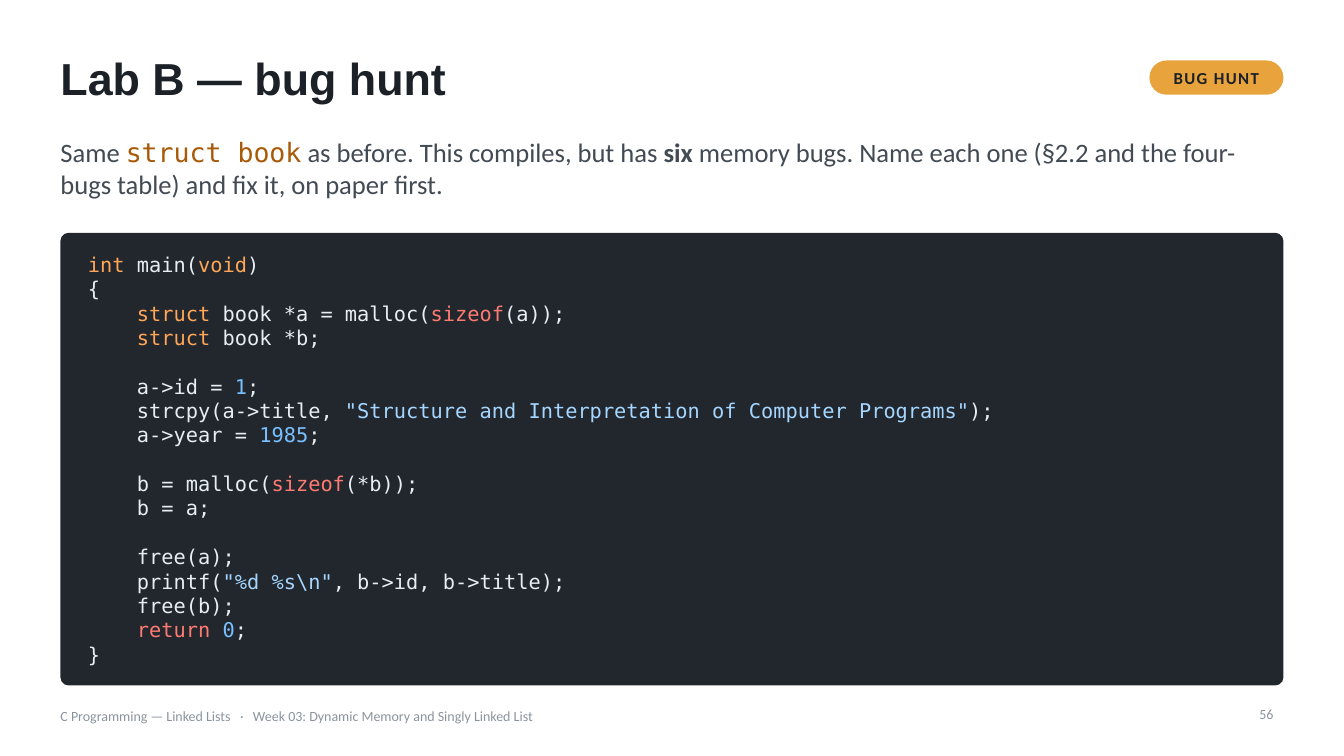
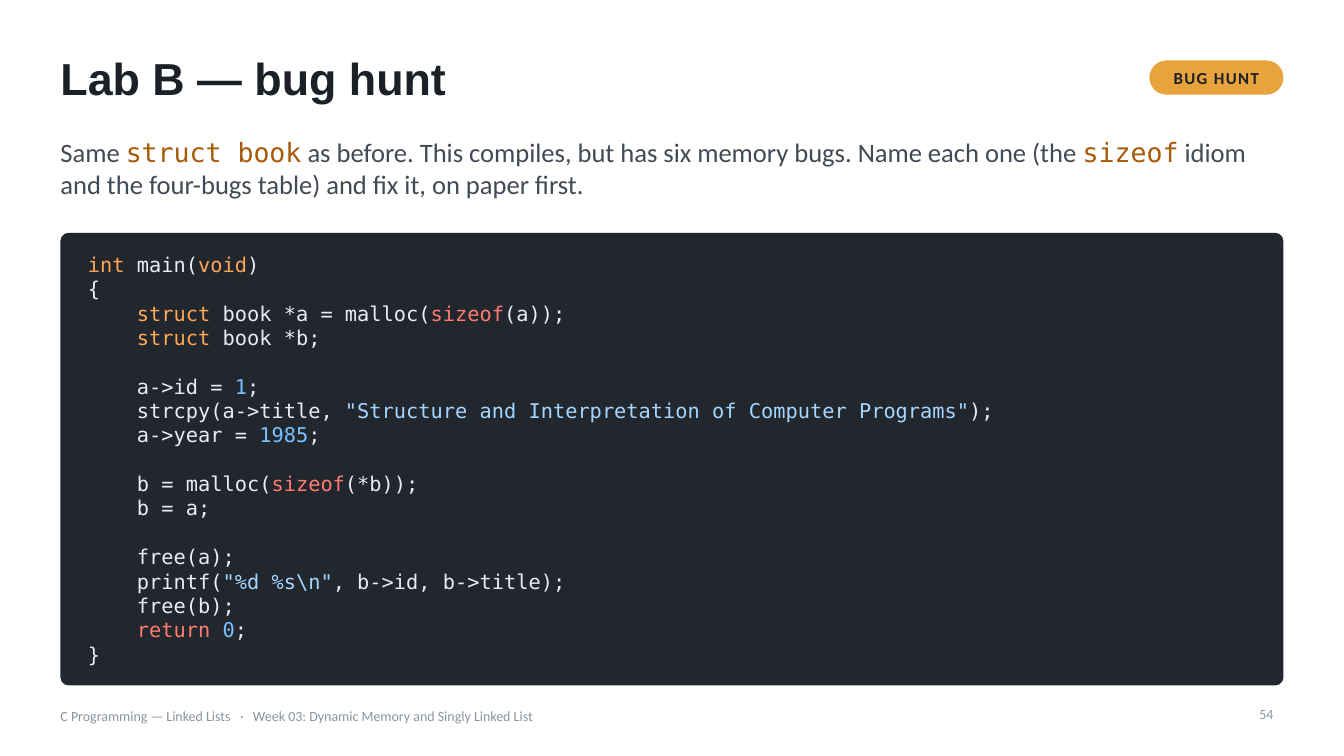
Before and after one commit to seehwan/2026-swcoding, a slide deck: slide 54 of lectures/week03-linked-list/week03-part1-slides.pptx (slide 56 before the commit). Drawn at 1344x756 pixels with LibreOffice and Linux fonts; fonts in the diff are those of the drawing. Boxes give left, top, right and bottom in pixels: in the first picture for what was removed or moved away, otherwise in the second. Text is boxed around its words. In the diff, an @@ line names an element or a change of style, - is before the commit and + after.

```diff
--- a/lectures/week03-linked-list/week03-part1-slides.pptx
+++ b/lectures/week03-linked-list/week03-part1-slides.pptx
@@ text at (60,141,1246,199): text changed @@
-Same struct book as before. This compiles, but has six memory bugs. Name each one (§2.2 and the four-bugs table) and fix it, on paper first.
+Same struct book as before. This compiles, but has six memory bugs. Name each one (the sizeof idiom and the four-bugs table) and fix it, on paper first.
@@ page number at (1259,710,1273,719): text changed @@
-56
+54
```
Also in this commit, not shown: 10 other slides changed, 1 slide added, 3 slides removed, 3 other files.
